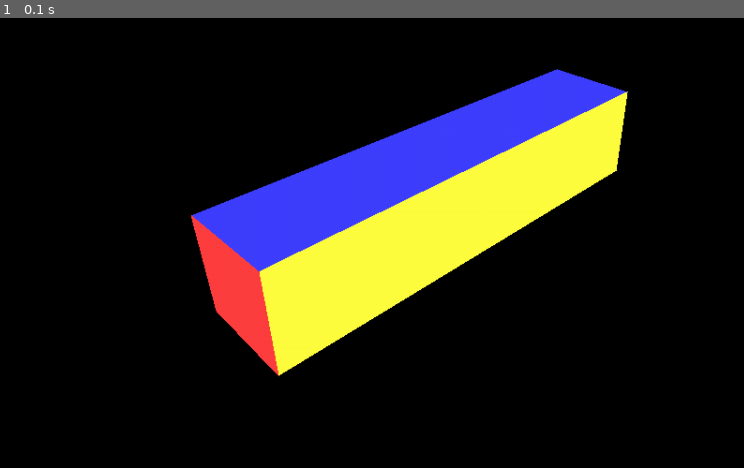
Above: before the commit, frame 1.
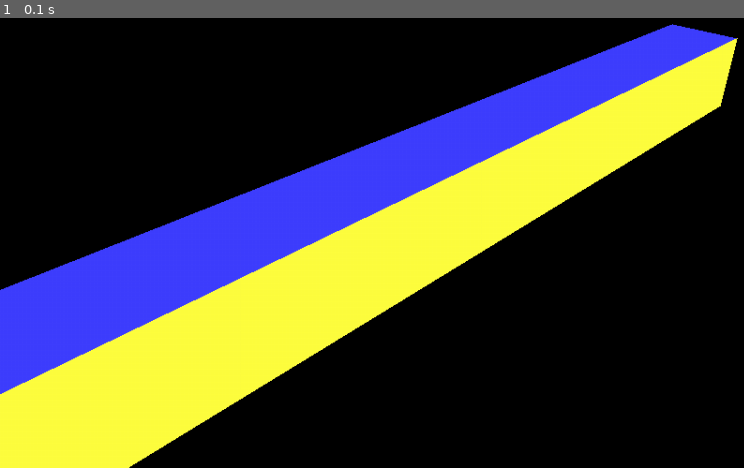
Above: after the commit, the same moment.

Repository: mooinglemur/2RX16
Game: pygame game, started from scripts/pygame-3d-scene.py
Two runs of this game, one before a commit and one after it. Both use one fixed random seed, a clock stepped at 60 frames per second and the inputs below.
Inputs:
- Up to frame 1 (0.1 s): no input

The runs differ from the first frame. In frame 1, 20% of the frame differs, in the area x 0-100%, y 1-100%.

Commit message:
prep for camera clipping

Diff:
--- a/scripts/pygame-3d-scene.py
+++ b/scripts/pygame-3d-scene.py
@@ -419,11 +419,43 @@
 
             projected_vertices.append((round(x_proj), round(y_proj)))
 
-        projected_object['projected_vertices'] = projected_vertices
+        projected_object['vertices'] = projected_vertices
 
         projected_objects[current_object_name] = projected_object
 
     return projected_objects
+
+def clip_face_against_edge(non_clipped_face, non_clipped_vertices, edge_name):
+    clipped_faces = []
+    clipped_vertices = []
+
+    # FIXME: add logic checking against an EDGE! 0, 1 or 2 edges as output!
+    # FIXME: add logic checking against an EDGE! 0, 1 or 2 edges as output!
+    # FIXME: add logic checking against an EDGE! 0, 1 or 2 edges as output!
+
+    # FIXME: use edge_name!
+    # FIXME: use edge_name!
+    # FIXME: use edge_name!
+
+    new_clipped_face = copy.deepcopy(non_clipped_face)
+    new_clipped_face['vertex_indices'] = []
+    current_vertex_index = 0
+    for vertex_index in non_clipped_face['vertex_indices']:
+        non_clipped_vertex = non_clipped_vertices[vertex_index]
+
+        clipped_vertex = copy.deepcopy(non_clipped_vertex)
+
+        # FIXME: we need to adjust this vertex!
+
+        clipped_vertices.append(clipped_vertex)
+
+        new_clipped_face['vertex_indices'].append(current_vertex_index)
+        current_vertex_index += 1
+
+    # FIXME: we might need to add 0, 1 or 2!
+    clipped_faces.append(new_clipped_face)
+
+    return (clipped_faces, clipped_vertices)
 
 
 def camera_clip_projected_objects(projected_objects, camera_info):
@@ -434,9 +466,51 @@
         projected_object = projected_objects[current_object_name]
         camera_clipped_projected_object = copy.deepcopy(projected_object)
 
-        # FIXME: implement this!
-        # FIXME: implement this!
-        # FIXME: implement this!
+        camera_clipped_projected_object['faces'] = []
+        camera_clipped_projected_object['vertices'] = []
+
+        non_clipped_vertices = projected_object['vertices']
+
+# FIXME: maybe we should work with clipped EDGES first? -> these get replaced ONCE
+#        replaced_edges_by_vertex_indices = {}
+# FIDME: whenever you want to replace an edge, (by replacing one of the vertexes) you first check if its already in this list?
+
+        # We determine -for each face in the object- whether it should be clipped against the edges of the screen
+        for non_clipped_face in projected_object['faces']:
+# FIXME: REMOVE!
+            #non_clipped_face_vertex_indices = non_clipped_face['vertex_indices']
+
+# FIXME: REMOVE!
+            #vertex1 = view_vertices[non_clipped_face_vertex_indices[0]]
+            #vertex2 = view_vertices[non_clipped_face_vertex_indices[1]]
+            #vertex3 = view_vertices[non_clipped_face_vertex_indices[2]]
+
+# FIXME: we create many *DUPLICATE* vertices using this technique! Is there a SMARTER way?
+
+# FIXME: iterate over LEFT/TOP/RIGHT/BOTTOM edge!
+            edge_name = 'LEFT'
+            (clipped_faces, clipped_vertices) = clip_face_against_edge(non_clipped_face, non_clipped_vertices, edge_name)
+
+            old_nr_of_vertices = len(camera_clipped_projected_object['vertices'])
+            camera_clipped_projected_object['vertices'] += clipped_vertices
+            for clipped_face in clipped_faces:
+                # The vertex indices in this face have to be adjusted, since the vertices has just been added to a larger list
+                # of vertices. So we adjust the vertice_indexes accordingly
+
+                clipped_face['vertex_indices'][0] += old_nr_of_vertices
+                clipped_face['vertex_indices'][1] += old_nr_of_vertices
+                clipped_face['vertex_indices'][2] += old_nr_of_vertices
+
+                camera_clipped_projected_object['faces'].append(clipped_face)
+
+
+        print(projected_object['faces'])
+        print(projected_object['vertices'])
+        print()
+        print(camera_clipped_projected_object['faces'])
+        print(camera_clipped_projected_object['vertices'])
+
+        # FIXME: iterate over all SCREEN EDGE and feed it the NEW list each time!
 
         camera_clipped_projected_objects[current_object_name] = camera_clipped_projected_object
 
@@ -812,6 +886,7 @@
 
     camera_box = world_objects['CameraBox']
     camera_info = get_camera_info_from_camera_box(camera_box)
+    del world_objects['CameraBox']
 
     # Rotate and translate all vertices in the world so camera position becomes 0,0,0 and forward direction becomes 0,0,-1 (+up = 0,1,0)
     view_objects = transform_objects_into_view_space(world_objects, camera_info)
@@ -865,7 +940,7 @@
 #    exit()
 
     # FIXME: this is a temporary workaround. We should get all objects but the camera here!
-    projected_vertices = camera_clipped_projected_objects['Cube']['projected_vertices']
+    projected_vertices = camera_clipped_projected_objects['Cube']['vertices']
     faces = camera_clipped_projected_objects['Cube']['faces']
 
     screen.fill(BLACK)
Not shown, changed: assets/3d_scene/test_cube1.obj
Not shown, changed: assets/3d_scene/test_cube.blend
Not shown, changed: assets/3d_scene/test_cube.blend1
